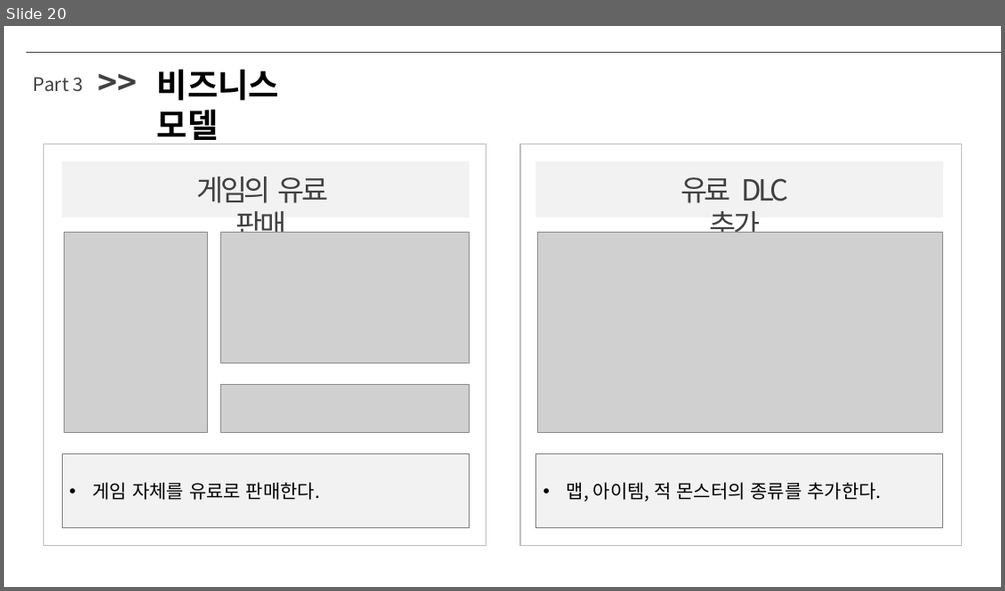
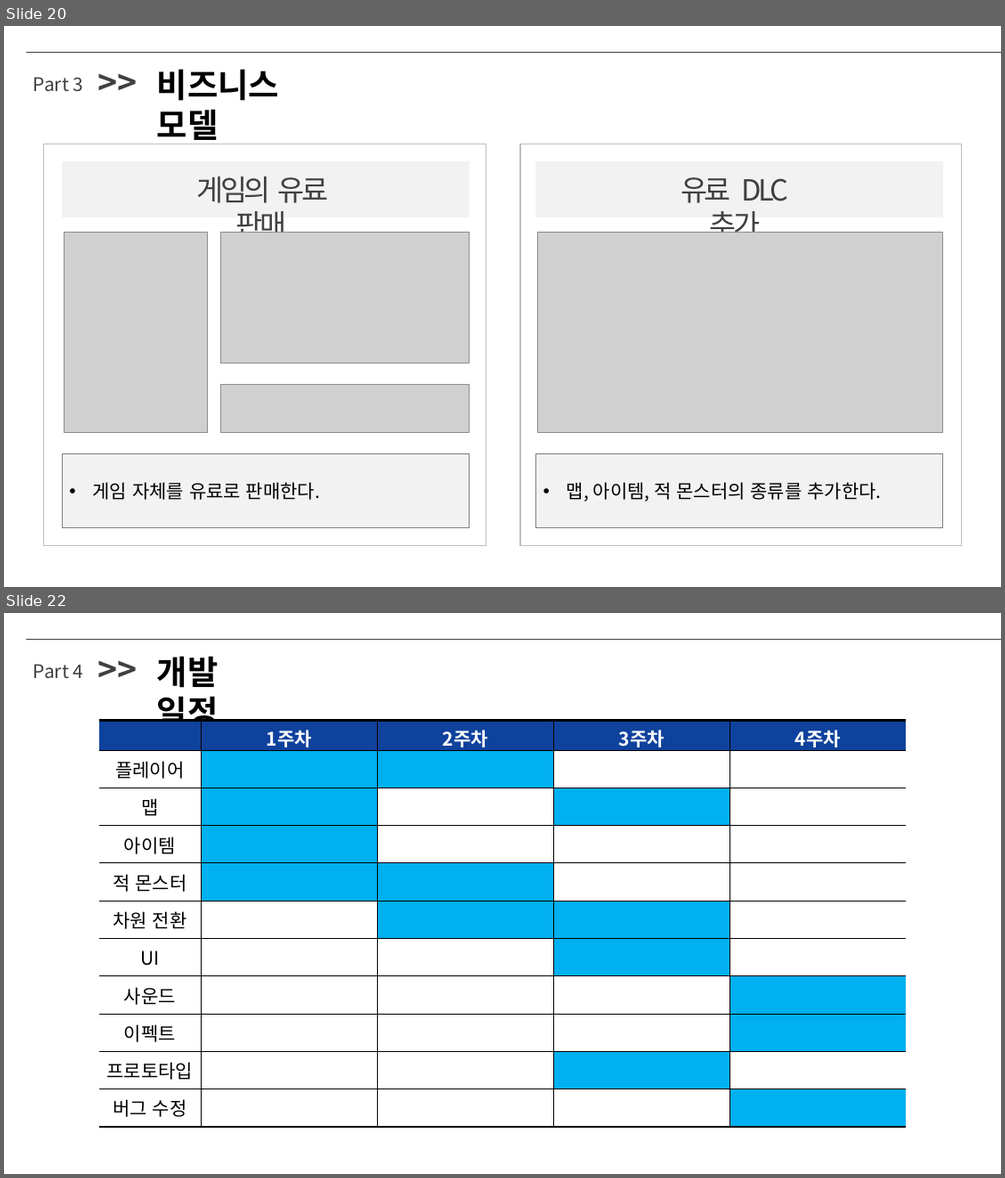
Before and after one commit to MonkeyPsw/Example_MyUnityExample, a slide deck: 기획서/박승원_게임기획서_Dimension Traveler.pptx. Shown one above the other, each under a label of ours: slide 20 before the commit, slides 20 and 22 after it; the slides between them are not shown. The pictures are 1005x591 and 1005x1178 pixels, drawn with LibreOffice and Linux fonts; fonts in the diff are those of the drawing; grey boxes stand for pictures. Boxes give left, top, right and bottom in pixels: in the first picture for what was removed or moved away, otherwise in the second. Text is boxed around its words. In the diff, an @@ line names an element or a change of style, - is before the commit and + after.

```diff
--- a/기획서/박승원_게임기획서_Dimension Traveler.pptx
+++ b/기획서/박승원_게임기획서_Dimension Traveler.pptx
@@ slide 22 added at <box>4,613,1001,1174</box>, background #FFFFFF @@
@@ line added from (25, 639) to (1001, 639), #404040 0.5 pt @@
@@ text added at <box>33,664,84,679</box>, 18 pt, text #404040 @@
+Part 4
@@ text added at <box>90,645,150,693</box>, 32 pt, text #404040, bold @@
+>>
@@ text added at <box>157,656,218,733</box>, 32 pt, text #000000, bold @@
+개발 일정
@@ table added at <box>99,721,907,1127</box>, 11 rows, 5 columns @@
+ | 1주차 | 2주차 | 3주차 | 4주차
+플레이어 |  |  |  | 
+맵 |  |  |  | 
+아이템 |  |  |  | 
+적 몬스터 |  |  |  | 
+차원 전환 |  |  |  | 
+UI |  |  |  | 
+사운드 |  |  |  | 
+이펙트 |  |  |  | 
+프로토타입 |  |  |  | 
+버그 수정 |  |  |  | 
```
Also in this commit, not shown: 1 slide changed, 1 other slide added.
